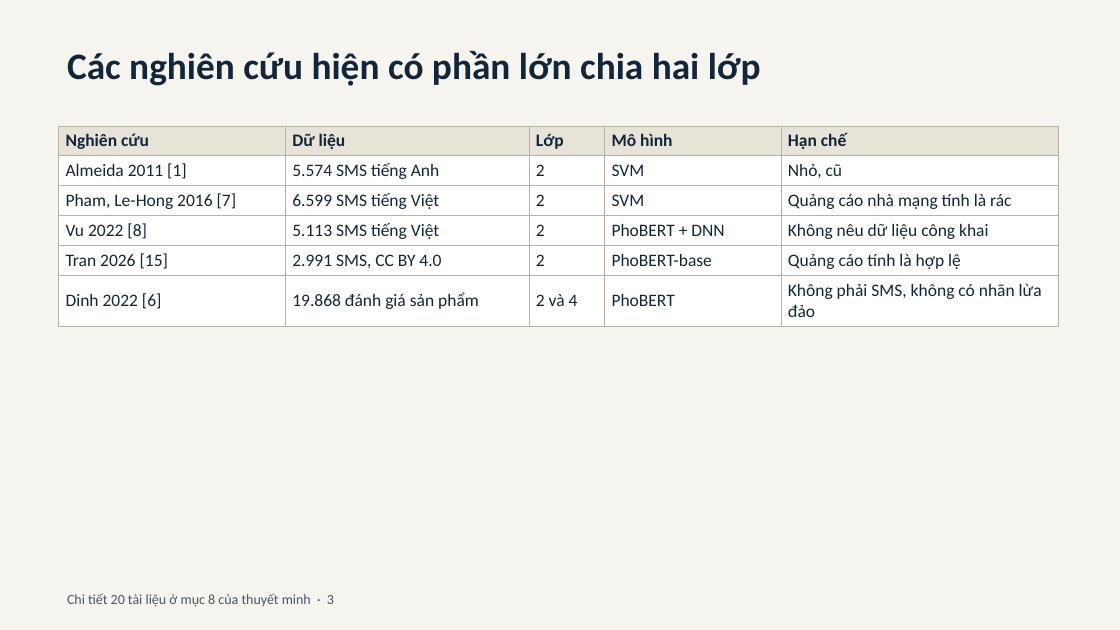
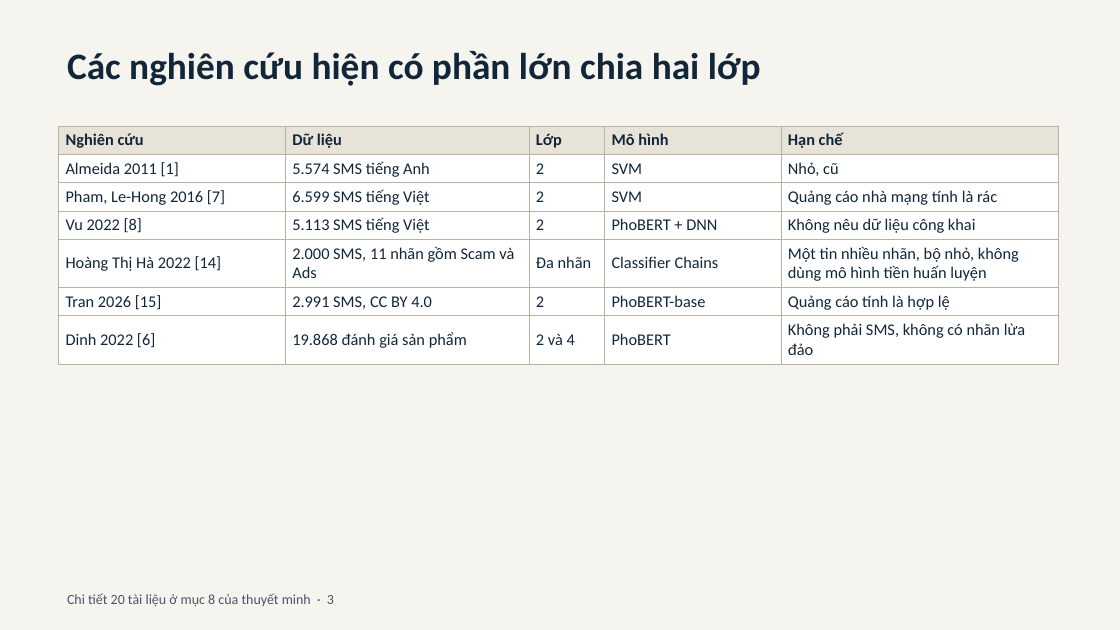
Before and after one commit to HNgTruc/NCKH, a slide deck: slide 3 of trinh-bay/slide-trinh-bay.pptx. Drawn at 1120x630 pixels with LibreOffice and Linux fonts; fonts in the diff are those of the drawing. Boxes give left, top, right and bottom in pixels: in the first picture for what was removed or moved away, otherwise in the second. Text is boxed around its words. In the diff, an @@ line names an element or a change of style, - is before the commit and + after.

Commit message:
[trinh-bay] cap nhat slide, kich ban theo bai [14]

```diff
--- a/trinh-bay/slide-trinh-bay.pptx
+++ b/trinh-bay/slide-trinh-bay.pptx
@@ table at <box>59,126,1059,359</box> @@
+row 5: Hoàng Thị Hà 2022 [14] | 2.000 SMS, 11 nhãn gồm Scam và Ads | Đa nhãn | Classifier Chains | Một tin nhiều nhãn, bộ nhỏ, không dùng mô hình tiền huấn luyện
```
Also in this commit, not shown: 3 other files.
